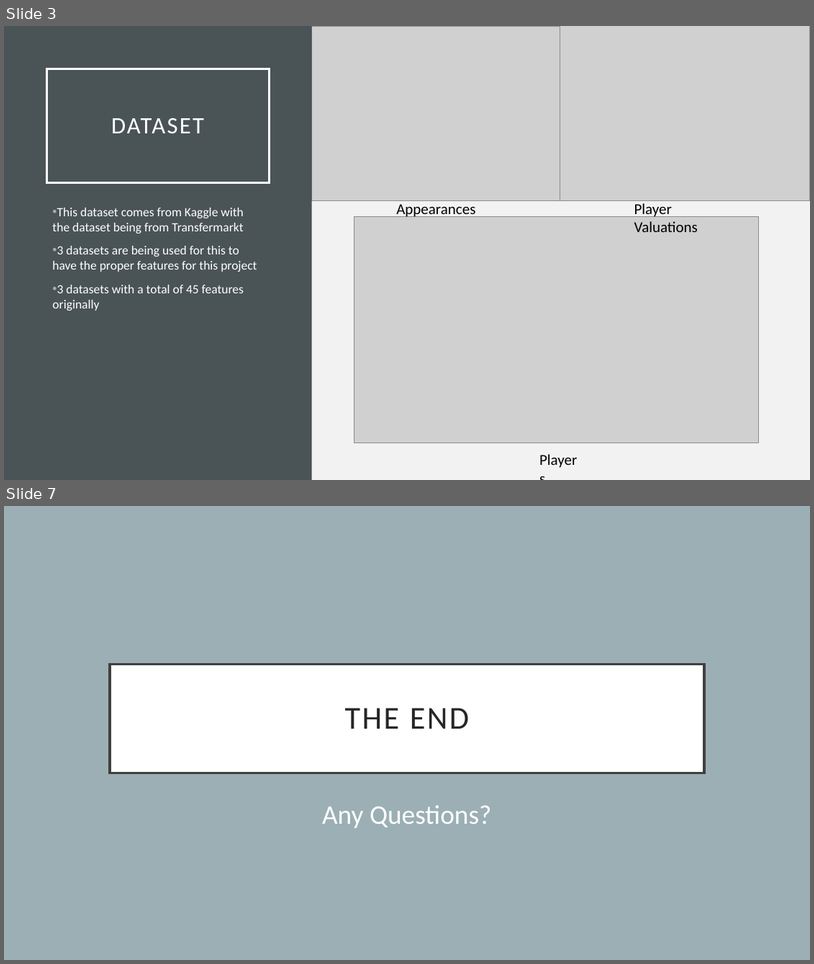
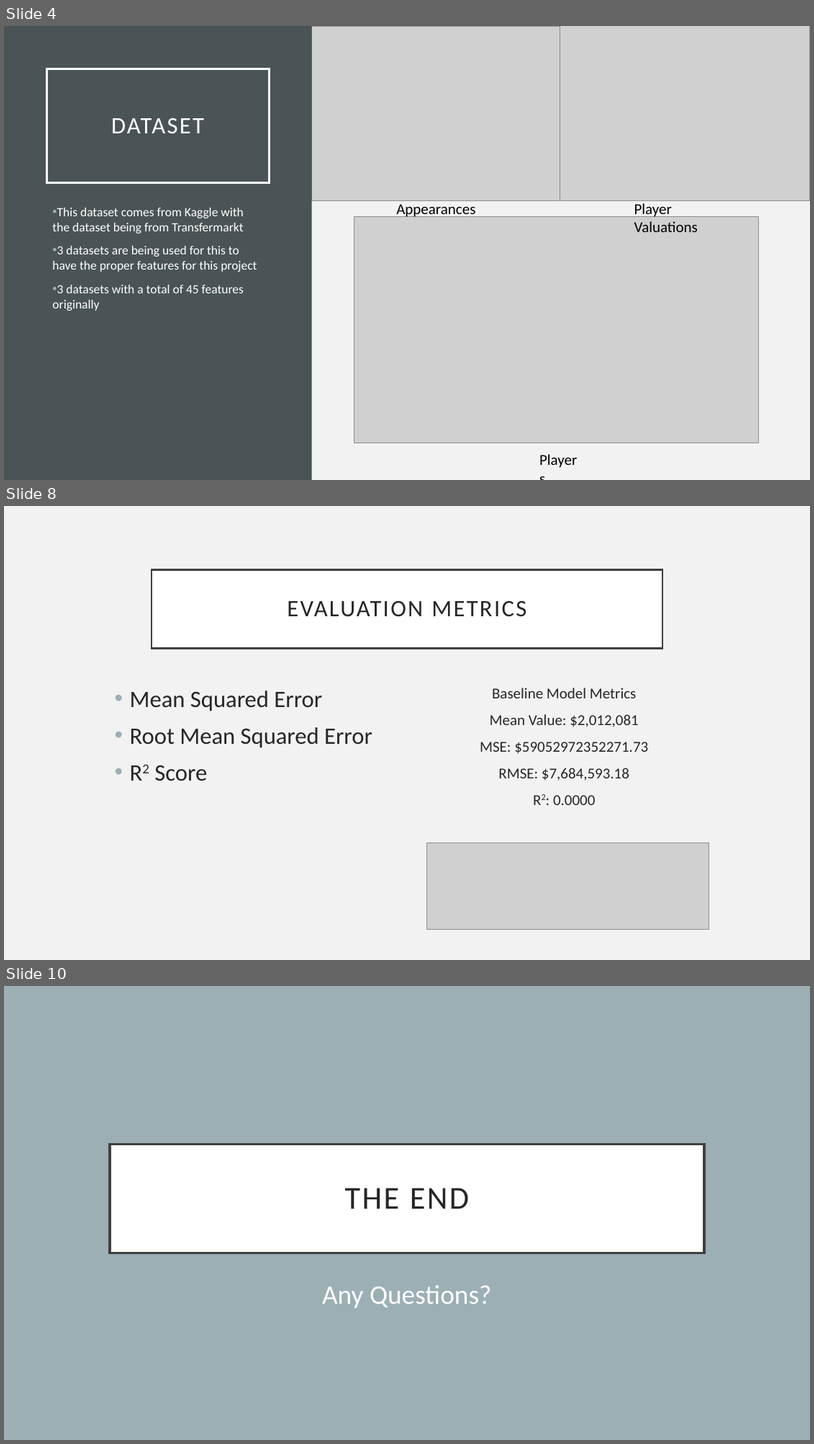
Before and after one commit to uaayub/MarketValuesSoccer, a slide deck: CSC382 Project Presentation.pptx. Shown one above the other, each under a label of ours: slides 3 and 7 before the commit, slides 4, 8 and 10 after it; the slides between them are not shown. The pictures are 814x964 and 814x1444 pixels, drawn with LibreOffice and Linux fonts; fonts in the diff are those of the drawing; grey boxes stand for pictures. Boxes give left, top, right and bottom in pixels: in the first picture for what was removed or moved away, otherwise in the second. Text is boxed around its words. In the diff, an @@ line names an element or a change of style, - is before the commit and + after.

```diff
--- a/CSC382 Project Presentation.pptx
+++ b/CSC382 Project Presentation.pptx
@@ slide 8 added at [4,506,810,960], background #F2F2F2 @@
@@ title added at [152,569,663,648], fill #FFFFFF, outline #404040 2.5 pt, 28 pt, text #262626 @@
+EVALUATION METRICS
@@ text added at [130,690,373,780], 28 pt, text #262626 @@
+• Mean Squared Error
+• Root Mean Squared Error
+• R2 Score
@@ text added at [480,687,648,805], 18 pt, text #262626 @@
+Baseline Model Metrics
+Mean Value: $2,012,081
+MSE: $59052972352271.73
+RMSE: $7,684,593.18
+R2: 0.0000
@@ picture added at [427,842,710,928] @@
@@ what was slide 3 is now slide 4 @@
@@ what was slide 7 is now slide 10 @@
```
Also in this commit, not shown: 4 slides changed, 2 other slides added.
